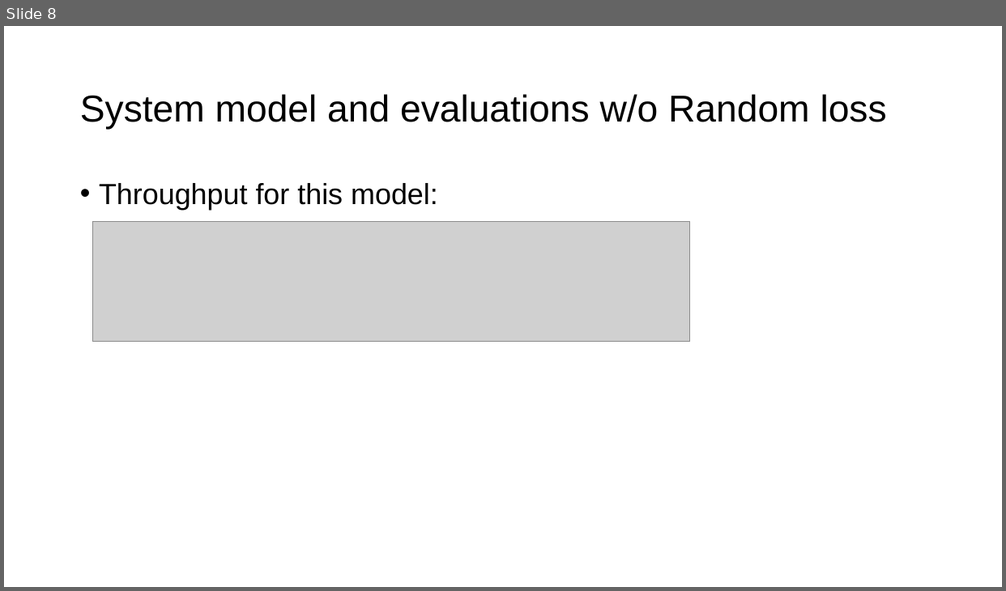
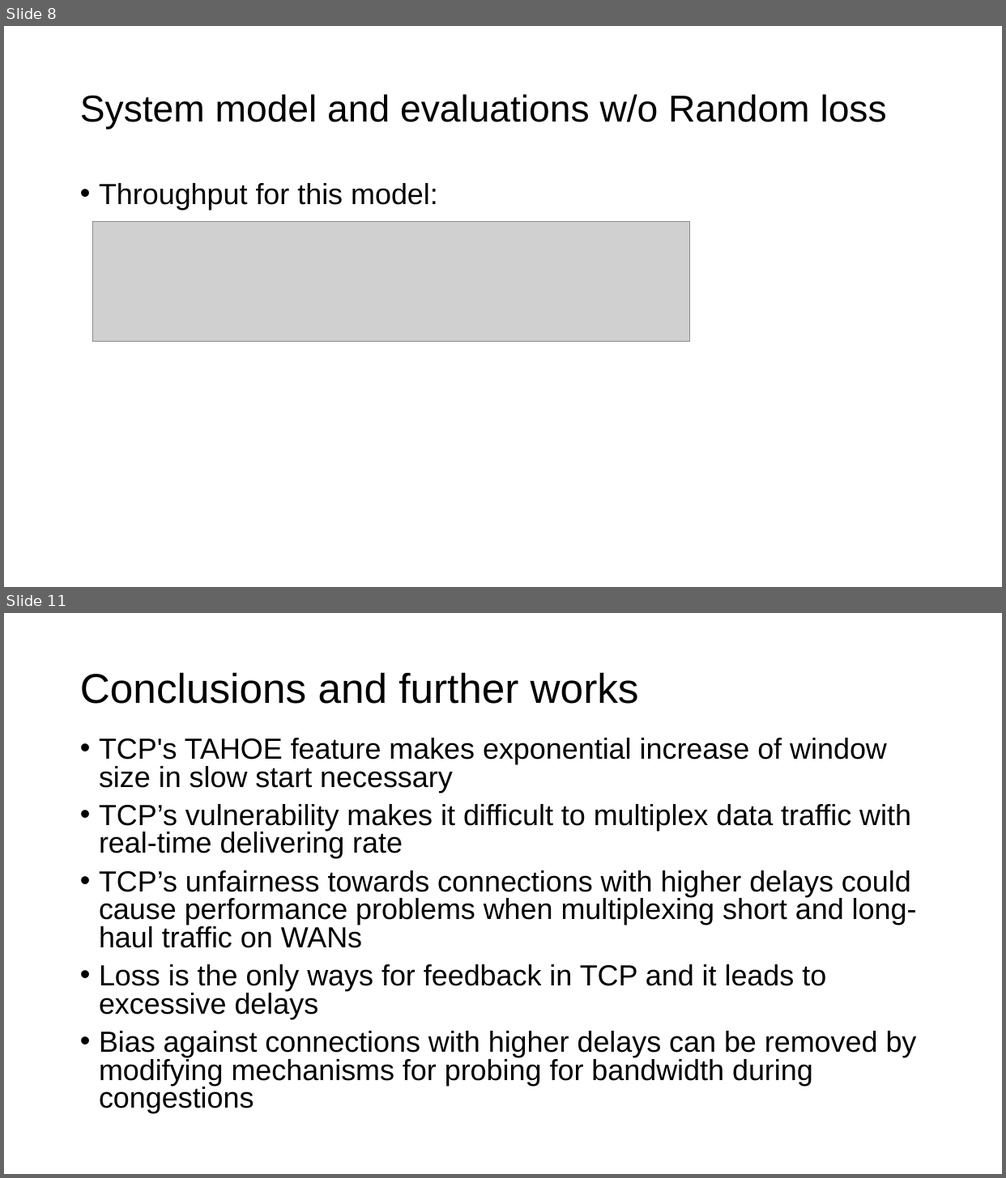
Before and after one commit to SeanXiaoby/ee542_projects, a slide deck: Reading Assignments/02/Reading-02-Boyang Xiao.pptx. Shown one above the other, each under a label of ours: slide 8 before the commit, slides 8 and 11 after it; the slides between them are not shown. The pictures are 1006x591 and 1006x1178 pixels, drawn with LibreOffice and Linux fonts; fonts in the diff are those of the drawing; grey boxes stand for pictures. Boxes give left, top, right and bottom in pixels: in the first picture for what was removed or moved away, otherwise in the second. Text is boxed around its words. In the diff, an @@ line names an element or a change of style, - is before the commit and + after.

```diff
--- a/Reading Assignments/02/Reading-02-Boyang Xiao.pptx
+++ b/Reading Assignments/02/Reading-02-Boyang Xiao.pptx
@@ slide 11 added at [4,613,1002,1174], background #FFFFFF @@
@@ title added at [80,672,639,704], 40 pt, text #000000 @@
+Conclusions and further works
@@ text added at [99,738,917,1114], 28 pt, text #000000 @@
+• TCP's TAHOE feature makes exponential increase of window size in slow start necessary
+• TCP’s vulnerability makes it difficult to multiplex data traffic with real-time delivering rate
+• TCP’s unfairness towards connections with higher delays could cause performance problems when multiplexing short and long-haul traffic on WANs
+• Loss is the only ways for feedback in TCP and it leads to excessive delays
+• Bias against connections with higher delays can be removed by modifying mechanisms for probing for bandwidth during congestions
```
Also in this commit, not shown: 1 slide changed, 2 other slides added.
